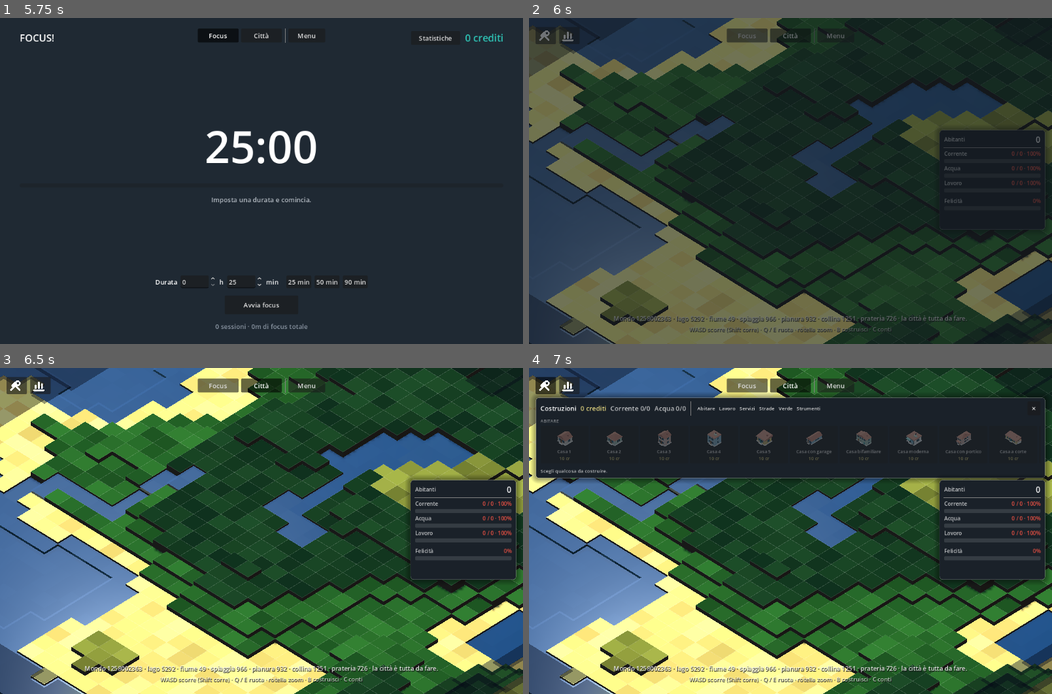
Above: before the commit, frames 1-4 (two rows, left to right).
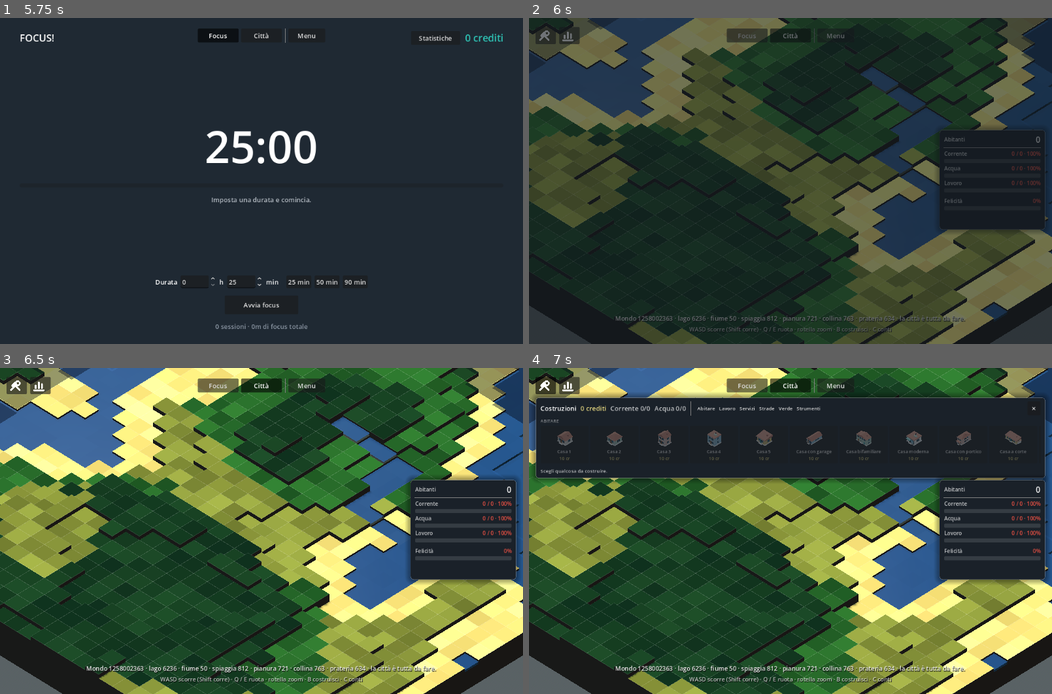
Above: after the commit, the same moments.

Repository: GabrieleFiorucci03/FOCUS-
Game: Godot game, scene res://scenes/main/Main.tscn
The game is run twice, just before and just after one commit, with the same random seed, the same clock (stepped at 60 frames per second) and the same inputs.
Inputs (mouse positions are in pixels of both pictures, inside the frame that each line leads up to):
- Up to frame 1 (5.75 s): click "Statistiche" at 0.5 s; click "25 min" at 1.25 s; click "50 min" at 2 s; click "90 min" at 2.75 s; click "Avvia focus" at 3.5 s; click "Comincia" at 4.25 s; click "Focus" at 5 s
- Up to frame 2 (6 s): click "Città" at 5.75 s
- Up to frame 3 (6.5 s): no input
- Up to frame 4 (7 s): click (544, 384) at 6.5 s

Frame 1 is identical in both runs. In frame 2, 63% of the frame differs, in the area x 0-100%, y 0-100%; in frame 3, 77%; in frame 4, 59%.

Commit message:
mondo infinito

Diff:
--- a/scripts/autoload/save_manager.gd
+++ b/scripts/autoload/save_manager.gd
@@ -80,13 +80,33 @@
 			"volume": 0.8,
 			"muted": false,
 		},
-		"world": {
-			"seed": randi(),
-			"size": [DEFAULT_WORLD_SIZE, DEFAULT_WORLD_SIZE],
-			"zones": [[ZONE_PER_LATO / 2, ZONE_PER_LATO / 2]],
-			"tiles": [],
-			"terrain_edits": [],
-		},
+		"world": world_nuovo(randi()),
+	}
+
+
+## Il mondo di una partita nuova: un seme, e la zona da cui si comincia.
+##
+## La zona non è quella di mezzo per convenzione, è quella con più terra: da
+## quando l'oceano è un rumore a grande scala, un punto qualunque può capitare
+## in mezzo all'acqua, e cominciare lì vuol dire una partita da buttare. Si
+## chiede al terreno quanta terra c'è senza generarlo, che costa un rumore per
+## cella e nient'altro.
+static func world_nuovo(seme: int) -> Dictionary:
+	var scelta := Vector2i(ZONE_PER_LATO / 2, ZONE_PER_LATO / 2)
+	var migliore := -1.0
+	for zx in ZONE_PER_LATO:
+		for zy in ZONE_PER_LATO:
+			var terra := CityTerrain.frazione_di_terra(seme, Rect2i(
+				zx * LATO_ZONA, zy * LATO_ZONA, LATO_ZONA, LATO_ZONA))
+			if terra > migliore:
+				migliore = terra
+				scelta = Vector2i(zx, zy)
+	return {
+		"seed": seme,
+		"size": [DEFAULT_WORLD_SIZE, DEFAULT_WORLD_SIZE],
+		"zones": [[scelta.x, scelta.y]],
+		"tiles": [],
+		"terrain_edits": [],
 	}
 
 
--- a/scripts/city/city_terrain.gd
+++ b/scripts/city/city_terrain.gd
@@ -65,8 +65,44 @@
 ## fisica: è dove il verde comincia a sembrare fuori posto.
 const UMIDITA_SECCA := 0.46
 
-## Segna una cella su cui il flood fill può dire la sua senza consultare nessuno.
+## Segna una cella che non ha un'etichetta da ricordare.
 const SENZA_ETICHETTA := 255
+
+## Quanto è largo un blocco di generazione. È anche la misura della zona che si
+## compra, e non per caso: la zona è l'unità che il giocatore vede comparire, e
+## generare esattamente quella evita di tenere in vita mezze zone.
+const BLOCCO := 32
+
+## Quante celle di margine servono per generare un blocco senza sapere niente di
+## quello che gli sta attorno.
+##
+## Il conto lo fa l'erosione. Una passata propaga di **due** celle e non di una:
+## una cella cambia perché è franata lei, oppure perché le è franato addosso un
+## vicino — e quel vicino ha deciso guardando i propri vicini, che stanno a due
+## passi da qui. Tre passate fanno sei, l'appianamento ne aggiunge una: sette.
+## Otto è il numero tondo sopra, e su un blocco da trentadue costa un anello di
+## celle in più, non un ordine di grandezza.
+##
+## Se il margine bastasse, il blocco viene identico comunque lo si chieda. Non è
+## una speranza: è la verifica che gira in `_prova_blocchi`, che genera il mondo
+## a blocchi e in un pezzo solo e pretende le stesse quote cella per cella.
+const MARGINE := 8
+
+## Sopra questa massa del rumore del continente comincia la terra.
+const SOGLIA_TERRA := 0.22
+
+## L'oceano: dove il rumore a grandissima scala sta sotto il taglio, la terra
+## non emerge comunque il continente si sforzi.
+##
+## È l'erede della discesa verso i bordi della mappa. Quella garantiva l'acqua
+## tutto attorno perché sapeva dov'era il bordo; questa non lo sa e non le serve,
+## perché fa la stessa cosa — modulare la massa a scala molto più grande del
+## continente — con una funzione delle sole coordinate. La frequenza è sette
+## volte più bassa di quella del continente: un bacino misura centinaia di celle,
+## cioè parecchie zone, e non lo si scambia per un lago.
+const OCEANO_FREQUENZA := 0.004
+const OCEANO_TAGLIO := 0.30
+const OCEANO_SFUMATURA := 0.25
 
 const VICINI: Array[Vector2i] = [
 	Vector2i(1, 0), Vector2i(-1, 0), Vector2i(0, 1), Vector2i(0, -1),
@@ -272,6 +308,26 @@
 	return _naturale[indice(cella)]
 
 
+## Quanta terra emersa c'è in un riquadro, da 0 a 1, guardando il solo rilievo:
+## niente erosione, niente fiumi, nessun array del mondo. L'erosione sposta i
+## gradini ma non fa emergere un continente, quindi per la domanda «qui c'è da
+## costruire?» il rilievo grezzo basta e costa mille volte meno.
+##
+## Serve a scegliere dove far cominciare una città. Da quando l'oceano è un
+## rumore a grande scala invece di una discesa verso i bordi, un punto qualunque
+## può capitare in mezzo all'acqua, e piazzarci la prima zona vorrebbe dire dare
+## al giocatore una partita da buttare.
+static func frazione_di_terra(seme: int, riquadro: Rect2i) -> float:
+	var quote := _rilievo(seme, riquadro)
+	if quote.is_empty():
+		return 0.0
+	var asciutte := 0
+	for q in quote:
+		if q > LIVELLO_ACQUA:
+			asciutte += 1
+	return float(asciutte) / float(quote.size())
+
+
 # --- Generazione ------------------------------------------------------------
 
 func _genera() -> void:
@@ -285,10 +341,14 @@
 	umidita = PackedFloat32Array()
 	umidita.resize(celle)
 
-	_rilievo()
-	_erosione()
-	_appiana_asperita()
-	_pioggia()
+	# Il mondo nasce un blocco per volta, ognuno col suo margine, anche se qui
+	# sarebbe ancora possibile farlo tutto insieme: è il modo in cui dovrà
+	# nascere quando i blocchi arriveranno uno alla volta, e farlo già adesso
+	# vuol dire che la strada è quella verificata e non quella immaginata.
+	for bz in range(0, size.y, BLOCCO):
+		for bx in range(0, size.x, BLOCCO):
+			_genera_blocco(Rect2i(bx, bz,
+				mini(BLOCCO, size.x - bx), mini(BLOCCO, size.y - bz)))
 	_classifica_acque()
 	_scava_fiumi()
 	_assegna_biomi_terrestri()
@@ -334,7 +394,13 @@
 ## dorsali che si diramano. Pesa quanto è alta la cella — in riva all'acqua non se
 ## ne accorge nessuno, in cima cambia tutto — ed è quello che distingue un
 ## paesaggio da un mucchio di dossi.
-func _rilievo() -> void:
+static func _rilievo(seme: int, finestra: Rect2i) -> PackedInt32Array:
+	var oceano := FastNoiseLite.new()
+	oceano.seed = seme + 15013
+	oceano.noise_type = FastNoiseLite.TYPE_SIMPLEX_SMOOTH
+	oceano.frequency = OCEANO_FREQUENZA
+	oceano.fractal_octaves = 2
+
 	var continente := FastNoiseLite.new()
 	continente.seed = seme
 	continente.noise_type = FastNoiseLite.TYPE_SIMPLEX_SMOOTH
@@ -356,19 +422,21 @@
 	creste.fractal_octaves = 4
 	creste.fractal_lacunarity = 2.3
 
-	var centro := Vector2(float(size.x - 1) * 0.5, float(size.y - 1) * 0.5)
-	var raggio := minf(centro.x, centro.y)
-
-	for z in size.y:
-		for x in size.x:
-			var punto := Vector2(float(x), float(z))
+	var quote := PackedInt32Array()
+	quote.resize(finestra.size.x * finestra.size.y)
+	for z in finestra.size.y:
+		for x in finestra.size.x:
+			var punto := Vector2(
+				float(finestra.position.x + x), float(finestra.position.y + z))
 			# La terra c'è dove il rumore del continente sta sopra la sua
 			# soglia, e sfuma dove ci sta appena sopra: è quello che fa le
-			# spiagge larghe e le scogliere strette.
+			# spiagge larghe e le scogliere strette. L'oceano ha l'ultima
+			# parola: dove sta sotto il suo taglio la massa va a zero, e lì la
+			# terra non emerge per quanto il continente si sforzi.
 			var massa := (continente.get_noise_2dv(punto) + 1.0) * 0.5
-			var distanza := punto.distance_to(centro) / maxf(1.0, raggio)
-			massa *= clampf(1.0 - pow(distanza * 0.95, 4.0), 0.0, 1.0)
-			var terra := clampf((massa - 0.22) / 0.32, 0.0, 1.0)
+			var emerso := (oceano.get_noise_2dv(punto) + 1.0) * 0.5
+			massa *= clampf((emerso - OCEANO_TAGLIO) / OCEANO_SFUMATURA, 0.0, 1.0)
+			var terra := clampf((massa - SOGLIA_TERRA) / 0.32, 0.0, 1.0)
 
 			var dolce := (colline.get_noise_2dv(punto) + 1.0) * 0.5
 			var acuto := (creste.get_noise_2dv(punto) + 1.0) * 0.5
@@ -377,7 +445,9 @@
 			# Le creste contano dove si è già in alto — pesano come il quadrato
 			# della terra emersa — così le spiagge restano dolci e l'interno no.
 			var h := 0.20 + terra * (0.36 + 0.28 * dolce) + terra * terra * 0.20 * acuto
-			livelli[z * size.x + x] = int(round(clampf(h, 0.0, 1.0) * float(LIVELLO_MASSIMO)))
+			quote[z * finestra.size.x + x] = int(
+				round(clampf(h, 0.0, 1.0) * float(LIVELLO_MASSIMO)))
+	return quote
 
 
 ## L'erosione termica: quello che la gravità fa in mille anni.
@@ -391,44 +461,35 @@
 ## Si lavora su una copia e si applica alla fine di ogni passata, altrimenti
 ## l'ordine di scansione conterebbe e il versante a est verrebbe diverso da
 ## quello a ovest.
-func _erosione() -> void:
+##
+## Fuori dalla finestra non si guarda: è lì che il margine si paga il posto,
+## perché le celle sul bordo della finestra vengono sbagliate e vanno buttate.
+static func _erosione(quote: PackedInt32Array, finestra: Rect2i) -> PackedInt32Array:
+	var larghezza := finestra.size.x
+	var altezza := finestra.size.y
 	for _passata in PASSATE_EROSIONE:
-		var dopo := livelli.duplicate()
-		for z in size.y:
-			for x in size.x:
-				var cella := Vector2i(x, z)
-				var mia := livelli[indice(cella)]
-				var giu := cella
+		var dopo := quote.duplicate()
+		for z in altezza:
+			for x in larghezza:
+				var i := z * larghezza + x
+				var mia := quote[i]
+				var giu := -1
 				var minimo := mia
 				for passo in VICINI:
-					var vicino := cella + passo
-					if dentro(vicino) and livelli[indice(vicino)] < minimo:
-						minimo = livelli[indice(vicino)]
-						giu = vicino
-				if mia - minimo <= TALUS:
+					var vx := x + passo.x
+					var vz := z + passo.y
+					if vx < 0 or vz < 0 or vx >= larghezza or vz >= altezza:
+						continue
+					var j := vz * larghezza + vx
+					if quote[j] < minimo:
+						minimo = quote[j]
+						giu = j
+				if giu < 0 or mia - minimo <= TALUS:
 					continue
-				dopo[indice(cella)] = dopo[indice(cella)] - 1
-				dopo[indice(giu)] = mini(dopo[indice(giu)] + 1, LIVELLO_MASSIMO)
-		livelli = dopo
-
-
-## Quanto piove, cella per cella.
-##
-## Un rumore suo, più largo di quello delle colline perché il clima cambia più
-## lentamente del terreno, corretto dalla quota: in alto piove di più, che è il
-## motivo per cui le creste restano verdi e le conche interne no.
-func _pioggia() -> void:
-	var rumore := FastNoiseLite.new()
-	rumore.seed = seme + 6421
-	rumore.noise_type = FastNoiseLite.TYPE_SIMPLEX_SMOOTH
-	rumore.frequency = 0.048
-	rumore.fractal_octaves = 2
-	for z in size.y:
-		for x in size.x:
-			var i := z * size.x + x
-			var n := (rumore.get_noise_2d(float(x), float(z)) + 1.0) * 0.5
-			var alto := float(livelli[i]) / float(LIVELLO_MASSIMO)
-			umidita[i] = clampf(n * 0.82 + alto * 0.22, 0.0, 1.0)
+				dopo[i] = dopo[i] - 1
+				dopo[giu] = mini(dopo[giu] + 1, LIVELLO_MASSIMO)
+		quote = dopo
+	return quote
 
 
 ## Toglie le guglie da una cella sola: se una cella non è alla stessa quota di
@@ -436,27 +497,81 @@
 ##
 ## Quantizzare del rumore continuo produce un mosaico pieno di scalini isolati:
 ## brutto da vedere e, soprattutto, pieno di lotti che non sono pianeggianti.
-func _appiana_asperita() -> void:
-	var copia := livelli.duplicate()
-	for z in size.y:
-		for x in size.x:
-			var cella := Vector2i(x, z)
-			var mia := livelli[indice(cella)]
+static func _appiana_asperita(quote: PackedInt32Array, finestra: Rect2i) -> PackedInt32Array:
+	var larghezza := finestra.size.x
+	var altezza := finestra.size.y
+	var copia := quote.duplicate()
+	for z in altezza:
+		for x in larghezza:
+			var i := z * larghezza + x
+			var mia := quote[i]
 			var intorno: Array[int] = []
 			var uguale := false
 			for passo in VICINI:
-				var vicino := cella + passo
-				if not dentro(vicino):
+				var vx := x + passo.x
+				var vz := z + passo.y
+				if vx < 0 or vz < 0 or vx >= larghezza or vz >= altezza:
 					continue
-				var q := livelli[indice(vicino)]
+				var q := quote[vz * larghezza + vx]
 				intorno.append(q)
 				if q == mia:
 					uguale = true
 			if uguale or intorno.size() < 3:
 				continue
 			intorno.sort()
-			copia[indice(cella)] = intorno[intorno.size() / 2]
-	livelli = copia
+			copia[i] = intorno[intorno.size() / 2]
+	return copia
+
+
+## Quanto piove, cella per cella.
+##
+## Un rumore suo, più largo di quello delle colline perché il clima cambia più
+## lentamente del terreno, corretto dalla quota: in alto piove di più, che è il
+## motivo per cui le creste restano verdi e le conche interne no.
+static func _pioggia(seme: int, quote: PackedInt32Array, finestra: Rect2i) -> PackedFloat32Array:
+	var rumore := FastNoiseLite.new()
+	rumore.seed = seme + 6421
+	rumore.noise_type = FastNoiseLite.TYPE_SIMPLEX_SMOOTH
+	rumore.frequency = 0.048
+	rumore.fractal_octaves = 2
+	var pioggia := PackedFloat32Array()
+	pioggia.resize(quote.size())
+	for z in finestra.size.y:
+		for x in finestra.size.x:
+			var i := z * finestra.size.x + x
+			var n := (rumore.get_noise_2d(
+				float(finestra.position.x + x), float(finestra.position.y + z)) + 1.0) * 0.5
+			var alto := float(quote[i]) / float(LIVELLO_MASSIMO)
+			pioggia[i] = clampf(n * 0.82 + alto * 0.22, 0.0, 1.0)
+	return pioggia
+
+
+## Genera quote e umidità di un riquadro senza sapere niente del resto del
+## mondo: si lavora su una finestra più larga di MARGINE per lato, ci si fanno
+## girare sopra i processi locali, e si tiene solo il centro.
+##
+## Costa: la finestra di un blocco da 32 ne misura 48, quindi si calcolano due
+## celle e un quarto per ognuna che si tiene, e le celle di confine vengono
+## calcolate una volta per ogni blocco che le guarda. È il prezzo del non dover
+## cucire niente — perché non c'è niente da cucire: due blocchi vicini vedono la
+## stessa cella e le danno lo stesso valore, avendo fatto lo stesso conto.
+func _genera_blocco(riquadro: Rect2i) -> void:
+	var margine := Vector2i(MARGINE, MARGINE)
+	var finestra := Rect2i(riquadro.position - margine, riquadro.size + margine * 2)
+	var quote := _rilievo(seme, finestra)
+	quote = _erosione(quote, finestra)
+	quote = _appiana_asperita(quote, finestra)
+	var pioggia := _pioggia(seme, quote, finestra)
+	for z in riquadro.size.y:
+		for x in riquadro.size.x:
+			var cella := riquadro.position + Vector2i(x, z)
+			if not dentro(cella):
+				continue
+			var locale := cella - finestra.position
+			var j := locale.y * finestra.size.x + locale.x
+			var i := indice(cella)
+			livelli[i] = quote[j]
+			umidita[i] = pioggia[j]
 
 
 ## Sott'acqua è lago, sopra è terra da smistare. Una riga, e nessuna visita del
--- a/scripts/city/city_view.gd
+++ b/scripts/city/city_view.gd
@@ -190,7 +190,9 @@
 	_mostra_i_servizi()
 	_aggiorna_i_conti()
 
-	var centro_griglia := Vector2i(griglia.size.x / 2, griglia.size.y / 2)
+	# Si guarda dove si comincia, non il centro della mappa: la prima zona è
+	# quella con più terra, e può stare in un angolo.
+	var centro_griglia := _centro_di_casa()
 	var centro := griglia.centro_cella(centro_griglia)
 	centro.y = terreno.quota(centro_griglia)
 	_camera.inquadra(centro)
@@ -557,6 +559,20 @@
 
 
 # --- Zone -------------------------------------------------------------------
+
+## La cella al centro di quello che è tuo: dove si apre la camera. Con una zona
+## sola è il suo centro, con più zone il centro di tutte.
+func _centro_di_casa() -> Vector2i:
+	var zone := SaveManager.world_zones()
+	if zone.is_empty():
+		return Vector2i(griglia.size.x / 2, griglia.size.y / 2)
+	var somma := Vector2i.ZERO
+	for zona in zone:
+		somma += Vector2i(int(zona[0]), int(zona[1]))
+	var media := Vector2i(somma.x / zone.size(), somma.y / zone.size())
+	var lato := SaveManager.LATO_ZONA
+	return media * lato + Vector2i(lato / 2, lato / 2)
+
 
 ## La zona a cui appartiene una cella.
 func _zona_di(cella: Vector2i) -> Vector2i:
--- a/scripts/city/terrain_mesh.gd
+++ b/scripts/city/terrain_mesh.gd
@@ -168,8 +168,10 @@
 	materiale.transparency = BaseMaterial3D.TRANSPARENCY_ALPHA
 	materiale.albedo_color = Color(1.0, 1.0, 1.0, 0.10)
 
-	var mesh := ImmediateMesh.new()
-	mesh.surface_begin(Mesh.PRIMITIVE_LINES, materiale)
+	# I punti prima, la superficie poi: una zona tutta d'acqua non ha una sola
+	# cella da reticolare, e apire una superficie per non metterci niente è un
+	# errore di Godot, non una mesh vuota.
+	var punti := PackedVector3Array()
 	var area := _area(terreno, riquadro)
 	for z in range(area.position.y, area.end.y):
 		for x in range(area.position.x, area.end.x):
@@ -187,8 +189,15 @@
 				Vector3(x1, y, z1), Vector3(x0, y, z1),
 			]
 			for i in 4:
-				mesh.surface_add_vertex(angoli[i])
-				mesh.surface_add_vertex(angoli[(i + 1) % 4])
+				punti.append(angoli[i])
+				punti.append(angoli[(i + 1) % 4])
+
+	var mesh := ImmediateMesh.new()
+	if punti.is_empty():
+		return mesh
+	mesh.surface_begin(Mesh.PRIMITIVE_LINES, materiale)
+	for punto in punti:
+		mesh.surface_add_vertex(punto)
 	mesh.surface_end()
 	return mesh
 
Not shown, changed: PIANO.md
